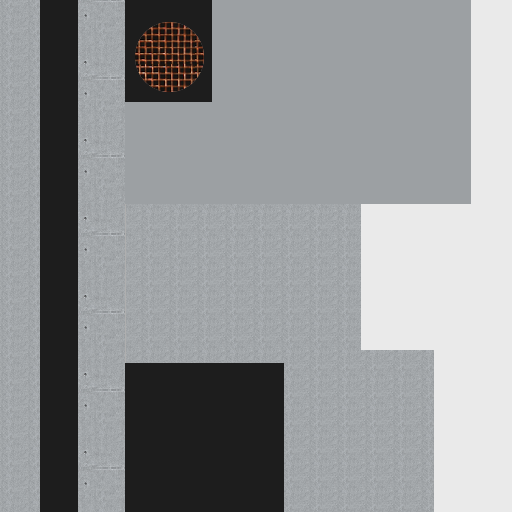
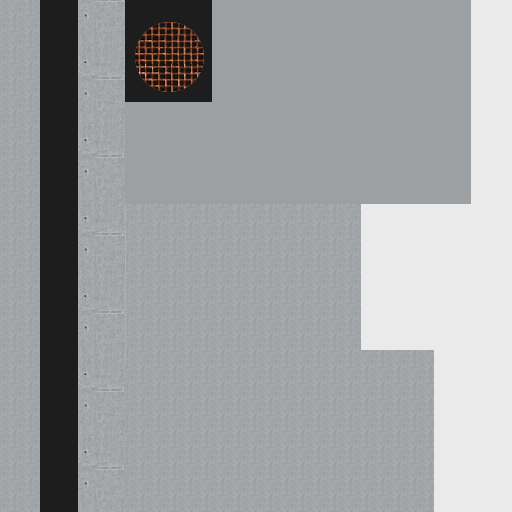
The second 512×512 image is a revision of the first. Changes to its layers:
painted on "texture" over [0, 0, 434, 512]
